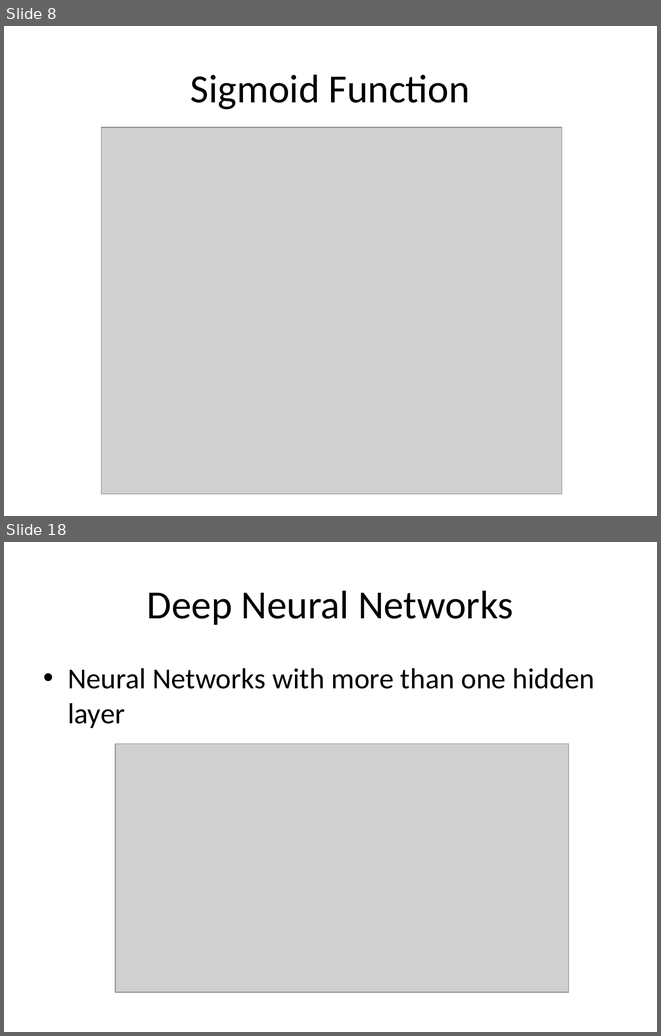
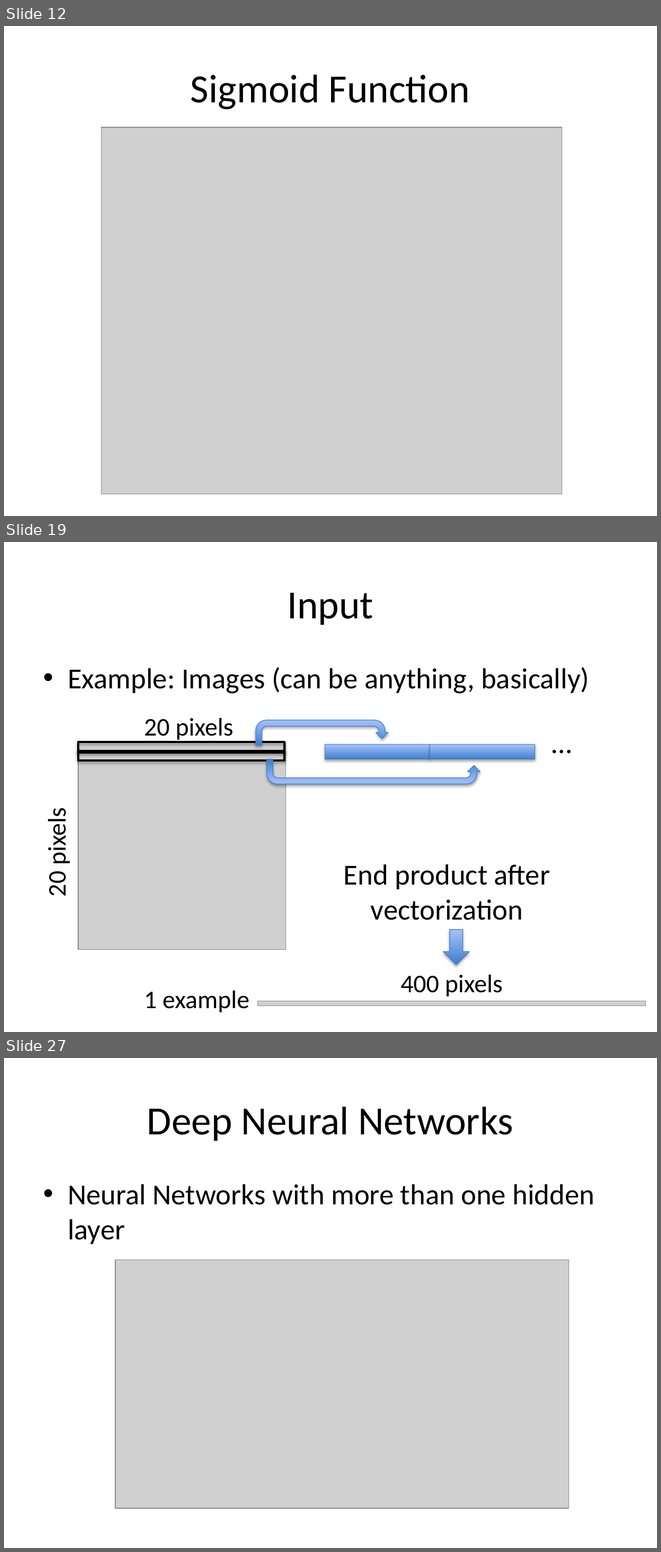
Before and after one commit to dlacombejr/MPCR_demo, a slide deck: aNN_presentation.pptx. Shown one above the other, each under a label of ours: slides 8 and 18 before the commit, slides 12, 19 and 27 after it; the slides between them are not shown. The pictures are 661x1036 and 661x1552 pixels, drawn with LibreOffice and Linux fonts; fonts in the diff are those of the drawing; grey boxes stand for pictures. Boxes give left, top, right and bottom in pixels: in the first picture for what was removed or moved away, otherwise in the second. Text is boxed around its words. In the diff, an @@ line names an element or a change of style, - is before the commit and + after.

```diff
--- a/aNN_presentation.pptx
+++ b/aNN_presentation.pptx
@@ slide 19 added at (x1=4, y1=542, x2=657, y2=1032), background #FFFFFF @@
@@ title added at (x1=287, y1=592, x2=373, y2=625), 44 pt, text #000000 @@
+Input
@@ text added at (x1=68, y1=667, x2=589, y2=694), 32 pt, text #000000 @@
+• Example: Images (can be anything, basically)
@@ text added at (x1=144, y1=717, x2=233, y2=742), 28 pt, text #000000 @@
+20 pixels
@@ uturn arrow added at (x1=256, y1=720, x2=389, y2=745), fill gradient #3F80CE to #A4C4FF, outline #4B7EBC 0.75 pt @@
@@ text added at (x1=545, y1=721, x2=624, y2=762), 32 pt, text #000000 @@
+…
@@ picture added at (x1=78, y1=742, x2=286, y2=950) @@
@@ rectangle added at (x1=78, y1=742, x2=285, y2=752), outline #000000 2.25 pt @@
@@ rectangle added at (x1=325, y1=744, x2=430, y2=759), fill gradient #3F80CE to #A4C4FF, outline #4B7EBC 0.75 pt @@
@@ rectangle added at (x1=430, y1=744, x2=535, y2=759), fill gradient #3F80CE to #A4C4FF, outline #4B7EBC 0.75 pt @@
@@ rectangle added at (x1=78, y1=751, x2=285, y2=761), outline #000000 2.25 pt @@
@@ uturn arrow added at (x1=266, y1=759, x2=480, y2=784), fill gradient #3F80CE to #A4C4FF, outline #4B7EBC 0.75 pt @@
@@ text added at (x1=42, y1=813, x2=72, y2=896), 28 pt, text #000000 @@
+20 pixels
@@ text added at (x1=344, y1=864, x2=550, y2=920), 32 pt, text #000000 @@
+End product after vectorization
@@ down arrow added at (x1=443, y1=929, x2=469, y2=964), fill gradient #3F80CE to #A4C4FF, outline #4B7EBC 0.75 pt @@
@@ text added at (x1=400, y1=974, x2=503, y2=996), 28 pt, text #000000 @@
+400 pixels
@@ text added at (x1=144, y1=990, x2=249, y2=1012), 28 pt, text #000000 @@
+1 example
@@ picture added at (x1=258, y1=1001, x2=646, y2=1006) @@
@@ what was slide 8 is now slide 12 @@
@@ what was slide 18 is now slide 27 @@
```
Also in this commit, not shown: 13 slides changed, 8 other slides added, 3 other files.
